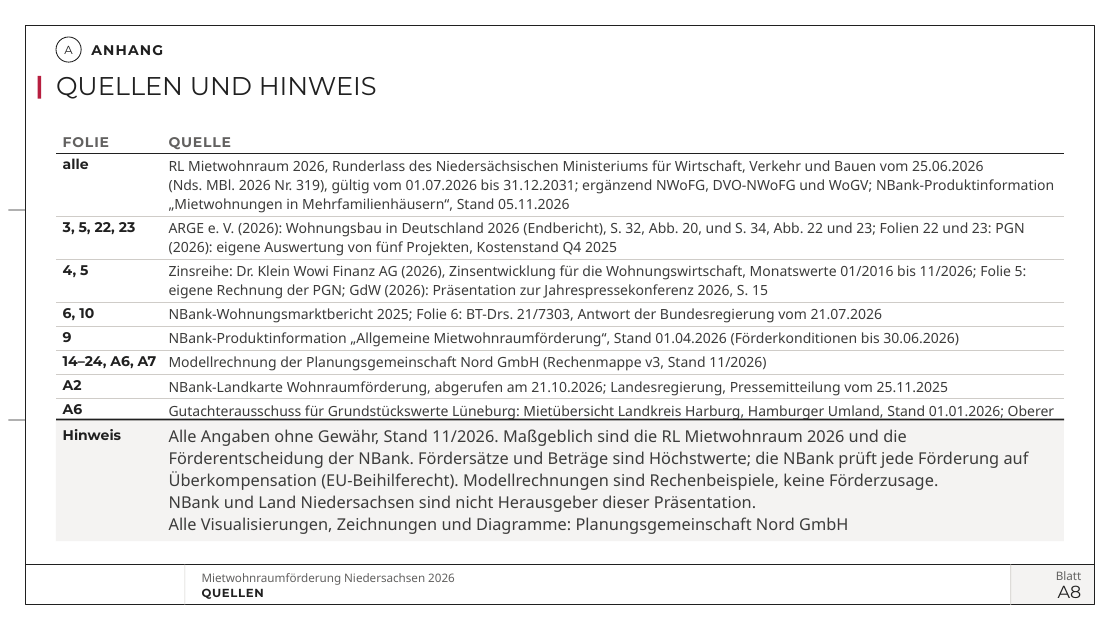
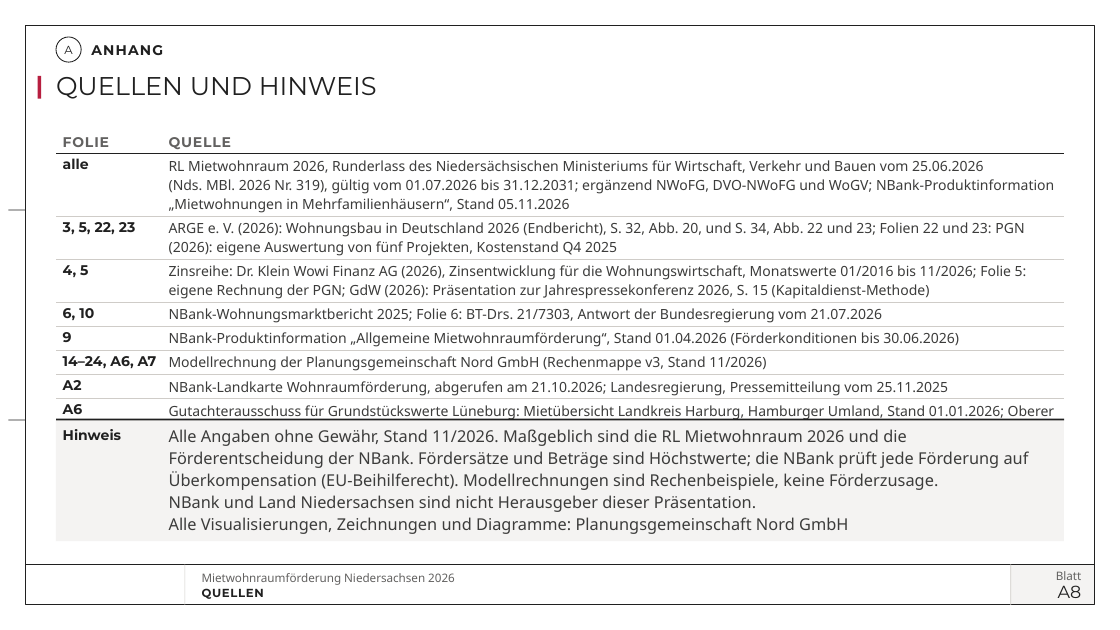
Before and after one commit to vgedaschko/NBank, a slide deck: slide 37 of praesentation/dist/PGN-Mietwohnraumfoerderung-Niedersachsen-2026-Vortrag.pptx. Drawn at 1120x630 pixels with LibreOffice and Linux fonts; fonts in the diff are those of the drawing; background and template pictures are left out. Boxes give left, top, right and bottom in pixels: in the first picture for what was removed or moved away, otherwise in the second. Text is boxed around its words. In the diff, an @@ line names an element or a change of style, - is before the commit and + after.

```diff
--- a/praesentation/dist/PGN-Mietwohnraumfoerderung-Niedersachsen-2026-Vortrag.pptx
+++ b/praesentation/dist/PGN-Mietwohnraumfoerderung-Niedersachsen-2026-Vortrag.pptx
@@ table at box(56, 126, 1065, 443) @@
-row 4, column 2: Zinsreihe: Dr. Klein Wowi Finanz AG (2026), Zinsentwicklung für die Wohnungswirtschaft, Monatswerte 01/2016 bis 11/2026; Folie 5: eigene Rechnung der PGN; GdW (2026): Präsentation zur Jahrespressekonferenz 2026, S. 15
+row 4, column 2: Zinsreihe: Dr. Klein Wowi Finanz AG (2026), Zinsentwicklung für die Wohnungswirtschaft, Monatswerte 01/2016 bis 11/2026; Folie 5: eigene Rechnung der PGN; GdW (2026): Präsentation zur Jahrespressekonferenz 2026, S. 15 (Kapitaldienst-Methode)
```
Also in this commit, not shown: 4 other files.
